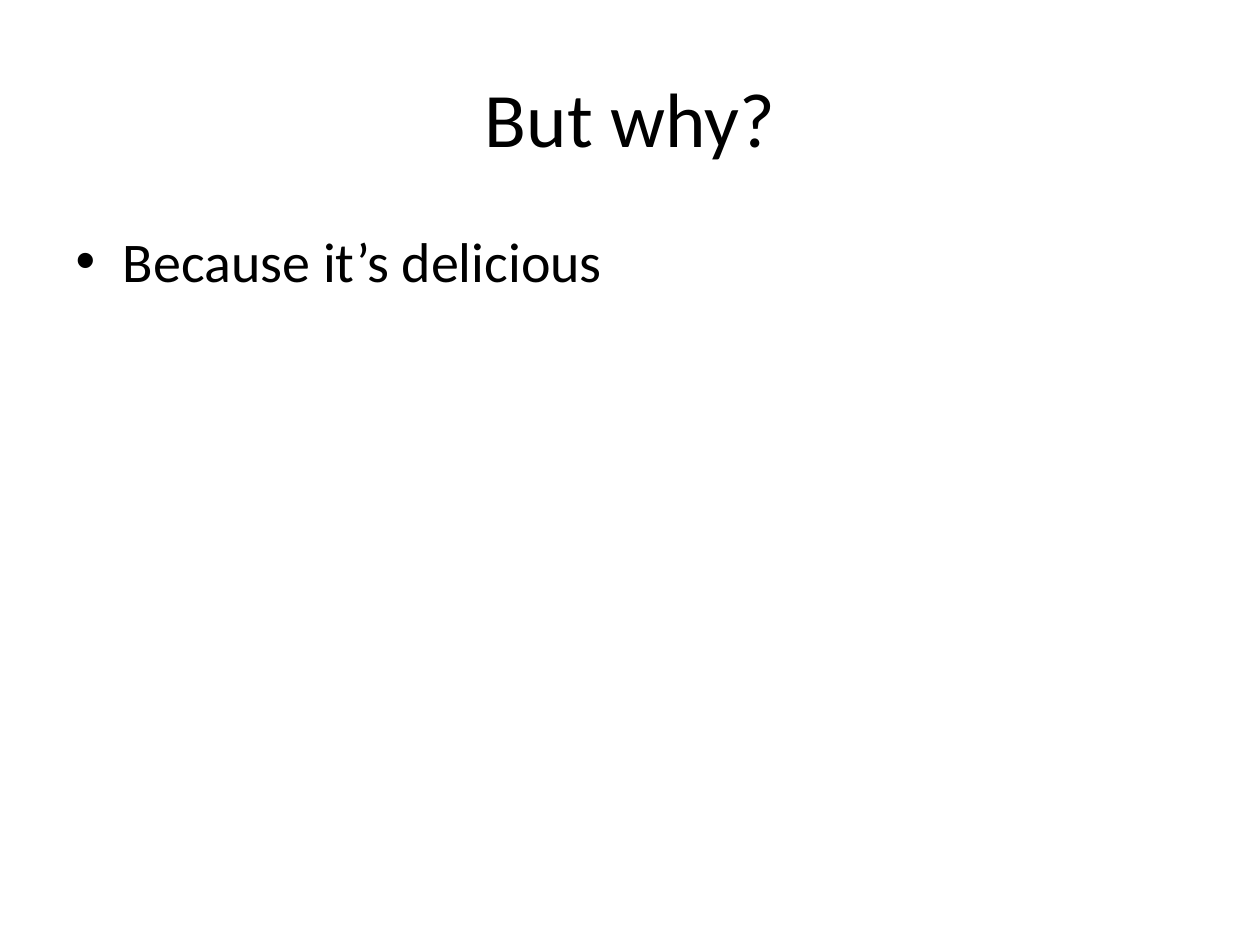
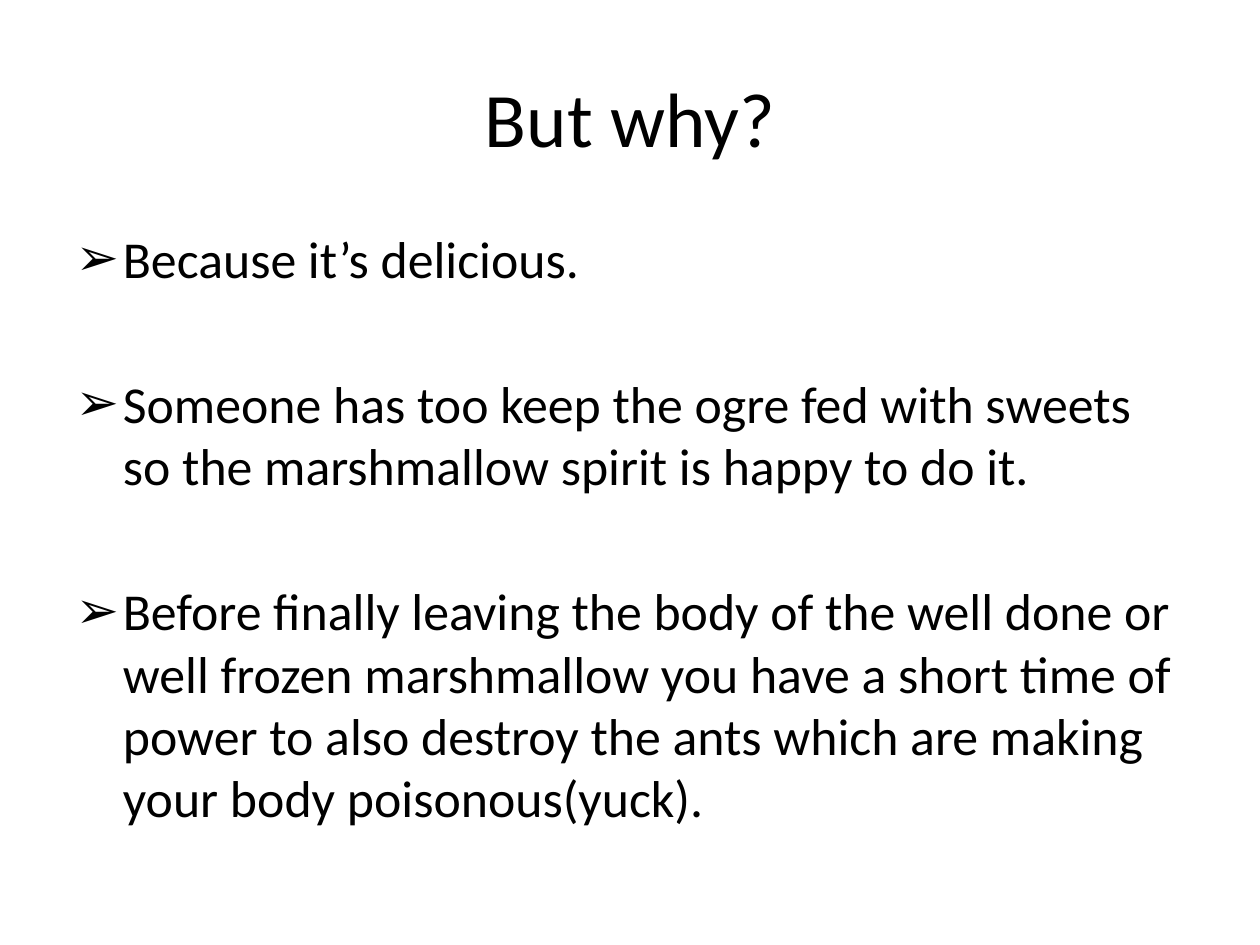
Before and after one commit to BlackTortoise1/hackaton, a slide deck: slide 4 of HackMarshmallow.pptx. Drawn at 1260x945 pixels with LibreOffice and Linux fonts; fonts in the diff are those of the drawing. Boxes give left, top, right and bottom in pixels: in the first picture for what was removed or moved away, otherwise in the second. Text is boxed around its words. In the diff, an @@ line names an element or a change of style, - is before the commit and + after.

```diff
--- a/HackMarshmallow.pptx
+++ b/HackMarshmallow.pptx
@@ text at (x1=123, y1=241, x2=1171, y2=826): text changed; size 32 to 29.6 pt @@
-• Because it’s delicious
+➢ Because it’s delicious.
+➢ Someone has too keep the ogre fed with sweets so the marshmallow spirit is happy to do it.
+➢ Before finally leaving the body of the well done or well frozen marshmallow you have a short time of power to also destroy the ants which are making your body poisonous(yuck).
```
Also in this commit, not shown: 4 slides added, 2 other files.
